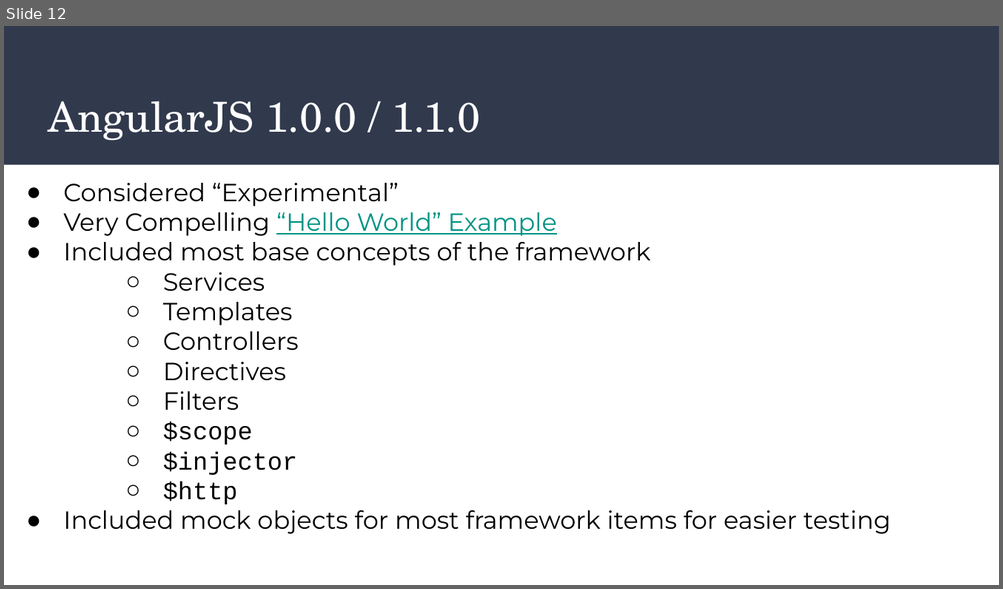
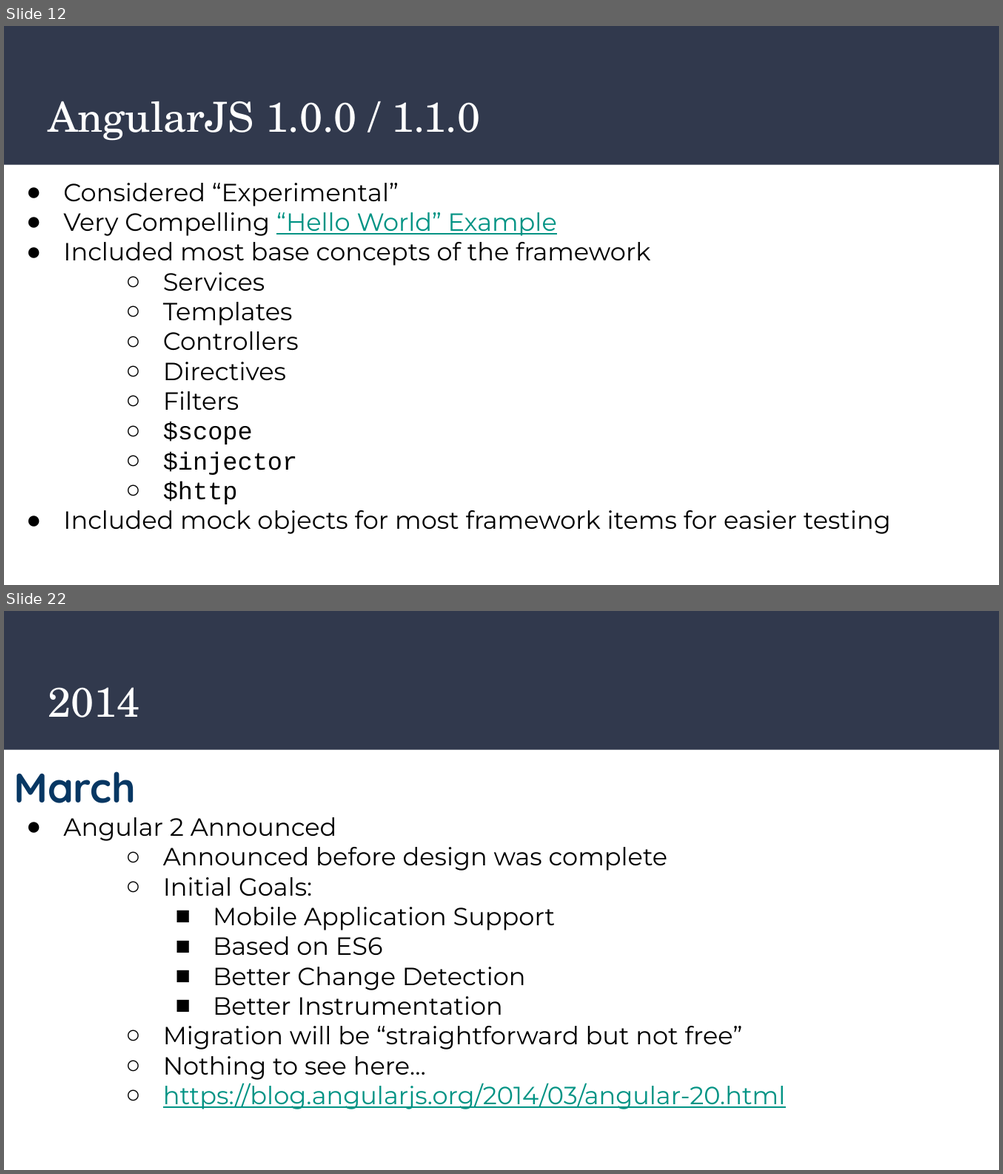
Before and after one commit to JasonTypesCodes/angularjs-retro, a slide deck: AngularJS - A Retrospective.odp. Shown one above the other, each under a label of ours: slide 12 before the commit, slides 12 and 22 after it; the slides between them are not shown. The pictures are 1003x589 and 1003x1174 pixels, drawn with LibreOffice and Linux fonts; fonts in the diff are those of the drawing. Boxes give left, top, right and bottom in pixels: in the first picture for what was removed or moved away, otherwise in the second. Text is boxed around its words. In the diff, an @@ line names an element or a change of style, - is before the commit and + after.

```diff
--- a/AngularJS - A Retrospective.odp
+++ b/AngularJS - A Retrospective.odp
@@ slide 22 added at (4,611,999,1170), background #FFFFFF; not listed: 1 template element that a slide beside it also shows @@
@@ title added at (48,687,140,718), 30 pt, text #FFFFFF @@
+2014
@@ text added at (14,772,785,1110), 18 pt, text #000000 @@
+March
+● Angular 2 Announced
+  ○ Announced before design was complete
+  ○ Initial Goals:
+    ■ Mobile Application Support
+    ■ Based on ES6
+    ■ Better Change Detection
+    ■ Better Instrumentation
+  ○ Migration will be “straightforward but not free”
+  ○ Nothing to see here…
+  ○ https://blog.angularjs.org/2014/03/angular-20.html
```
Also in this commit, not shown: 3 slides changed, 25 other slides added.
